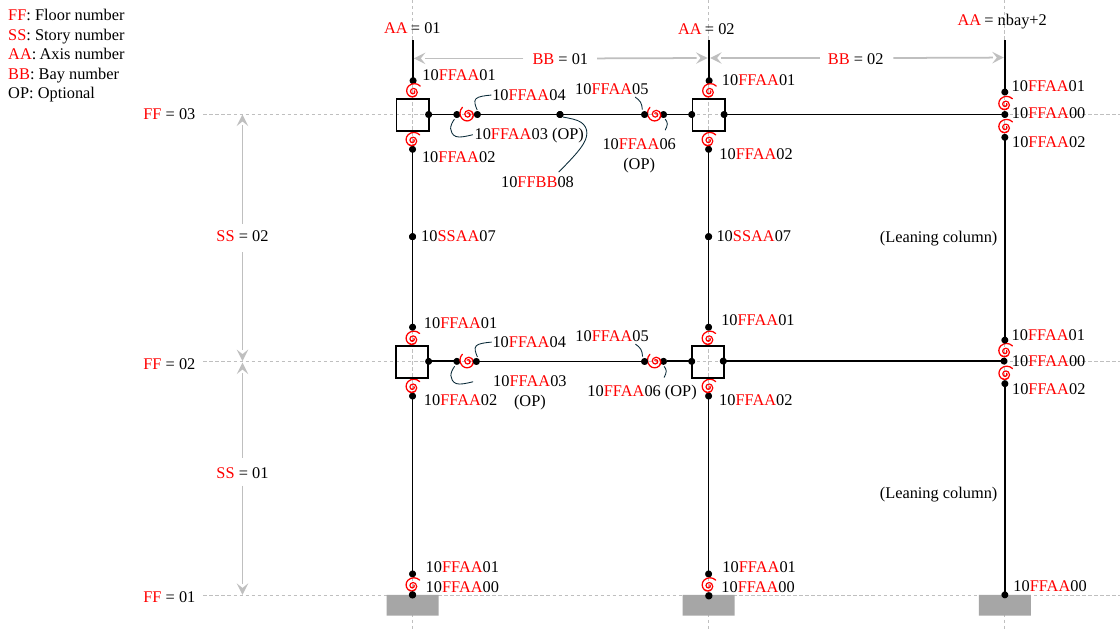
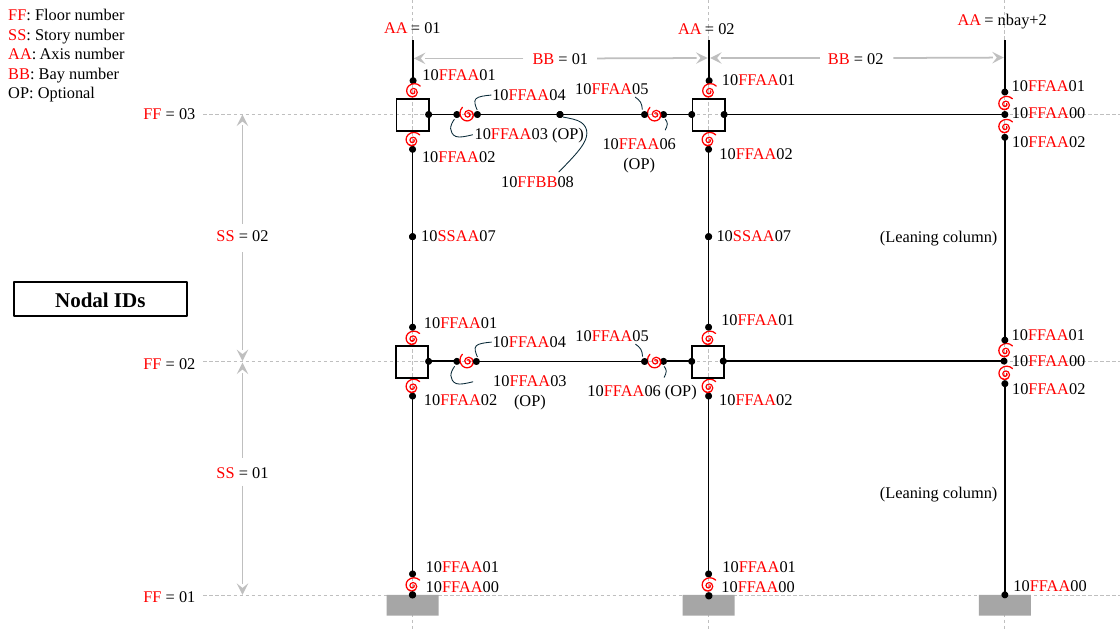
Before and after one commit to WenchenLie/MRFModeler, a slide deck: slide 1 of doc/Notation.pptx. Drawn at 1120x630 pixels with LibreOffice and Linux fonts; fonts in the diff are those of the drawing. Boxes give left, top, right and bottom in pixels: in the first picture for what was removed or moved away, otherwise in the second. Text is boxed around its words. In the diff, an @@ line names an element or a change of style, - is before the commit and + after.

```diff
--- a/doc/Notation.pptx
+++ b/doc/Notation.pptx
@@ rectangle added at [14,282,187,316], outline #000000 1.5 pt, 18 pt, text #000000, bold @@
+Nodal IDs
```
Also in this commit, not shown: 3 other slides changed, 4 slides removed, 3 other files.
